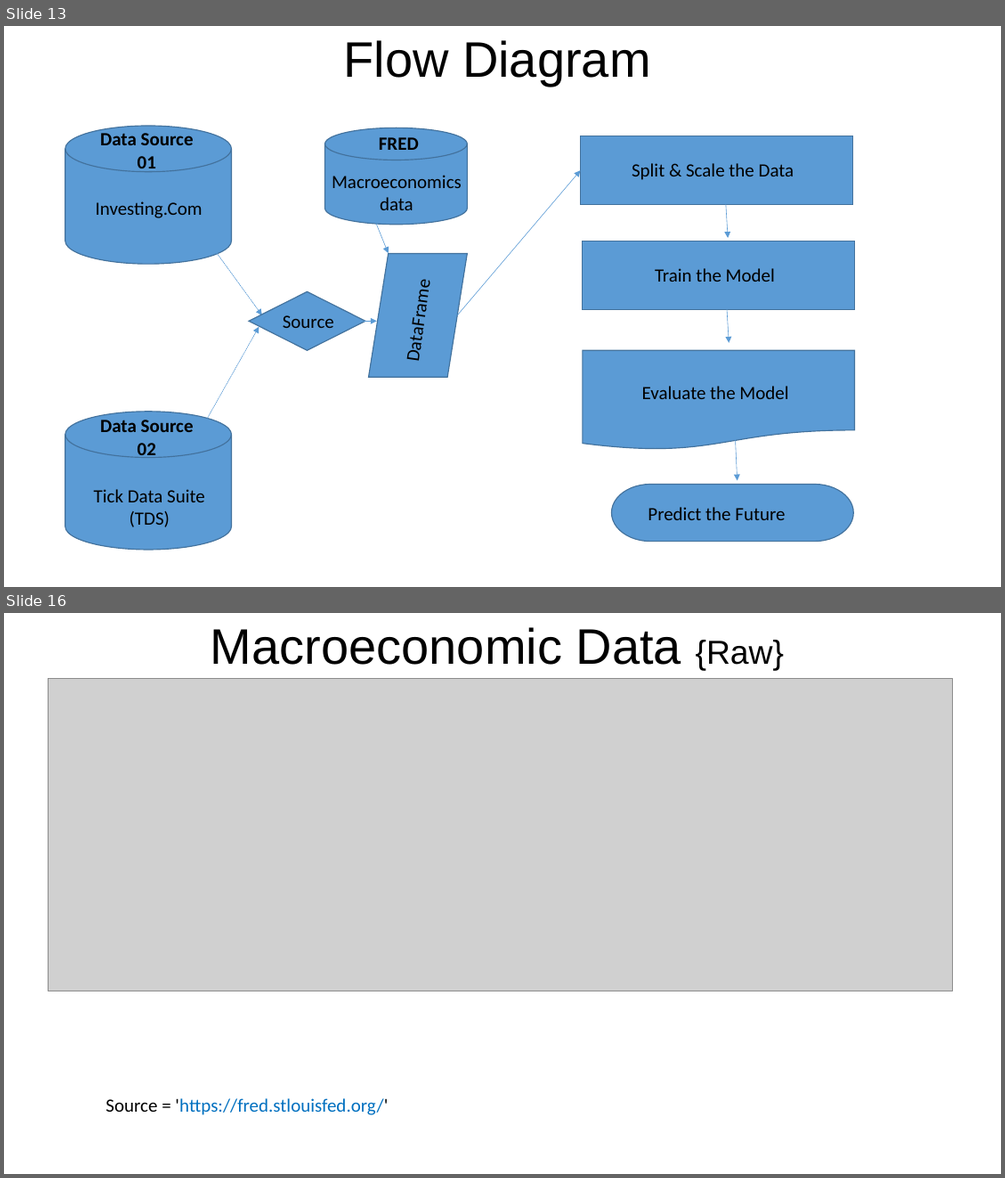
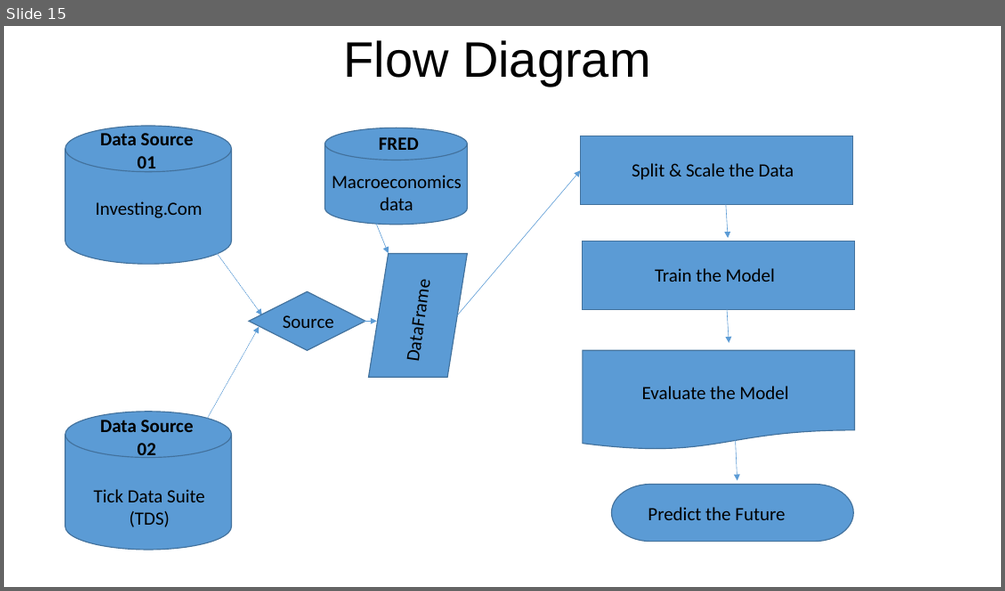
Before and after one commit to Akubue4U/PyProjects, a slide deck: MyBDAThesis/Akubue Simon - Thesis Presentation.pptx. Shown one above the other, each under a label of ours: slides 13 and 16 before the commit, slide 15 after it; the slides between them are not shown. The pictures are 1005x1178 and 1005x591 pixels, drawn with LibreOffice and Linux fonts; fonts in the diff are those of the drawing; grey boxes stand for pictures. Boxes give left, top, right and bottom in pixels: in the first picture for what was removed or moved away, otherwise in the second. Text is boxed around its words. In the diff, an @@ line names an element or a change of style, - is before the commit and + after.

```diff
--- a/MyBDAThesis/Akubue Simon - Thesis Presentation.pptx
+++ b/MyBDAThesis/Akubue Simon - Thesis Presentation.pptx
@@ slide 16 removed at bbox=[4, 613, 1001, 1174], background #FFFFFF @@
@@ text removed at bbox=[210, 627, 785, 670] @@
-Macroeconomic Data {Raw}
@@ picture removed at bbox=[48, 679, 952, 991] @@
@@ text removed at bbox=[105, 1098, 388, 1115] @@
-Source = 'https://fred.stlouisfed.org/'
@@ what was slide 13 is now slide 15 @@
```
Also in this commit, not shown: 4 slides changed, 1 slide added, 6 other slides removed.
